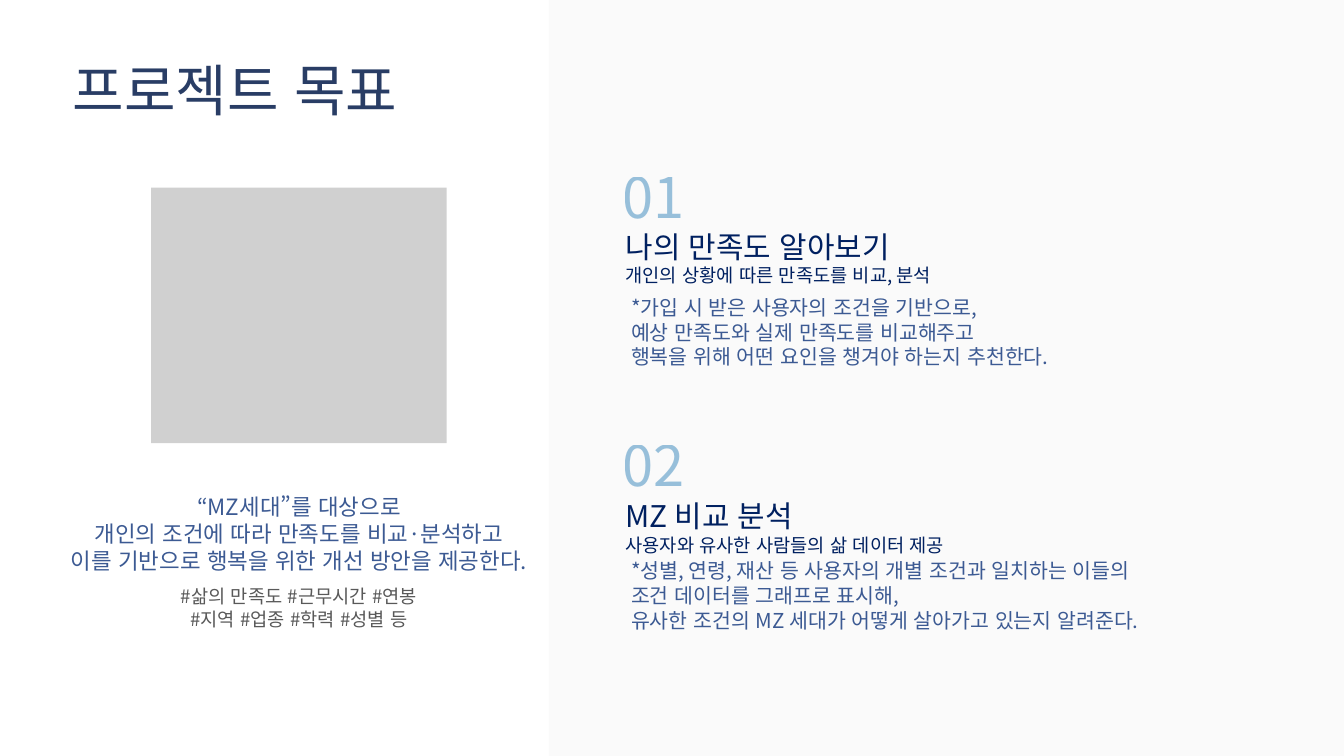
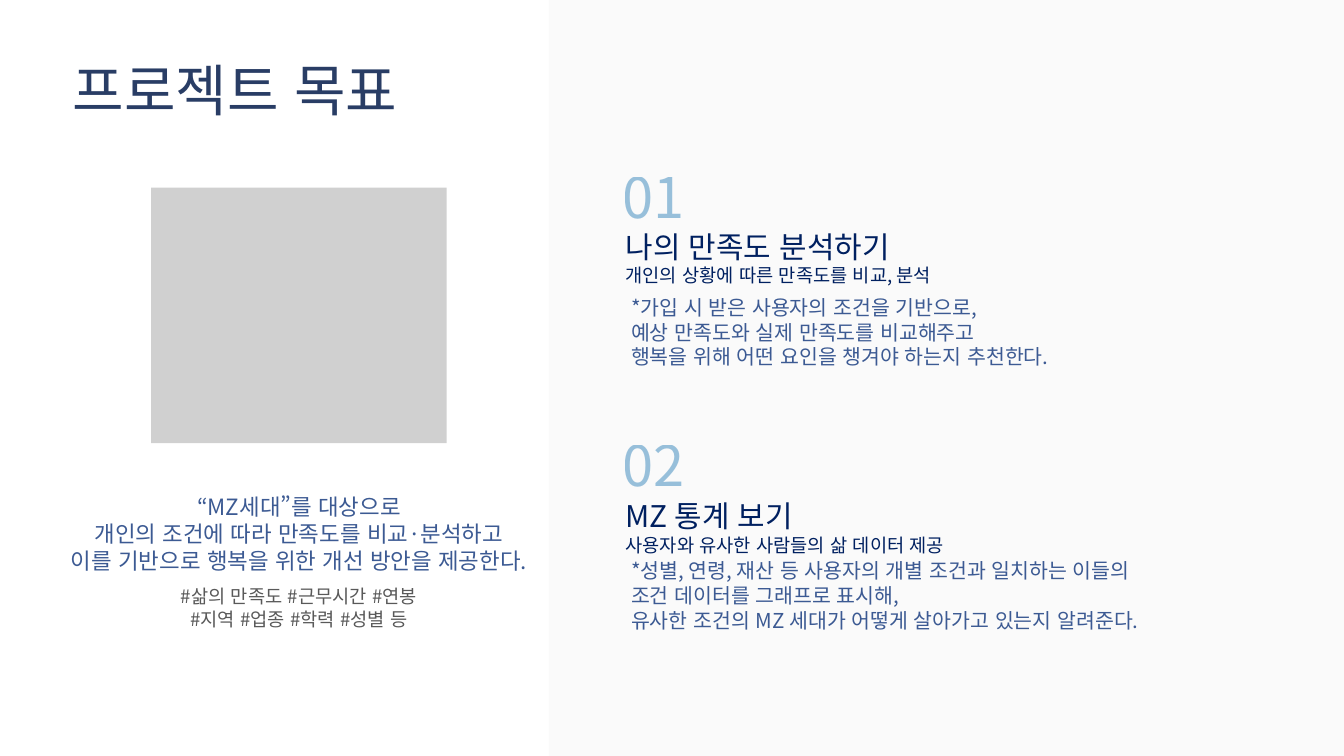
Before and after one commit to FourKong/Project_jh, a slide deck: slide 6 of portfolio/프로젝트 기획서_ver1.1.pptx. Drawn at 1344x756 pixels with LibreOffice and Linux fonts; fonts in the diff are those of the drawing; grey boxes stand for pictures. Boxes give left, top, right and bottom in pixels: in the first picture for what was removed or moved away, otherwise in the second. Text is boxed around its words. In the diff, an @@ line names an element or a change of style, - is before the commit and + after.

```diff
--- a/portfolio/프로젝트 기획서_ver1.1.pptx
+++ b/portfolio/프로젝트 기획서_ver1.1.pptx
@@ text at [626, 233, 890, 261]: text changed @@
-나의 만족도 알아보기
+나의 만족도 분석하기
@@ text at [626, 502, 793, 530]: text changed @@
-MZ 비교 분석
+MZ 통계 보기
```
Also in this commit, not shown: 4 other slides changed.
